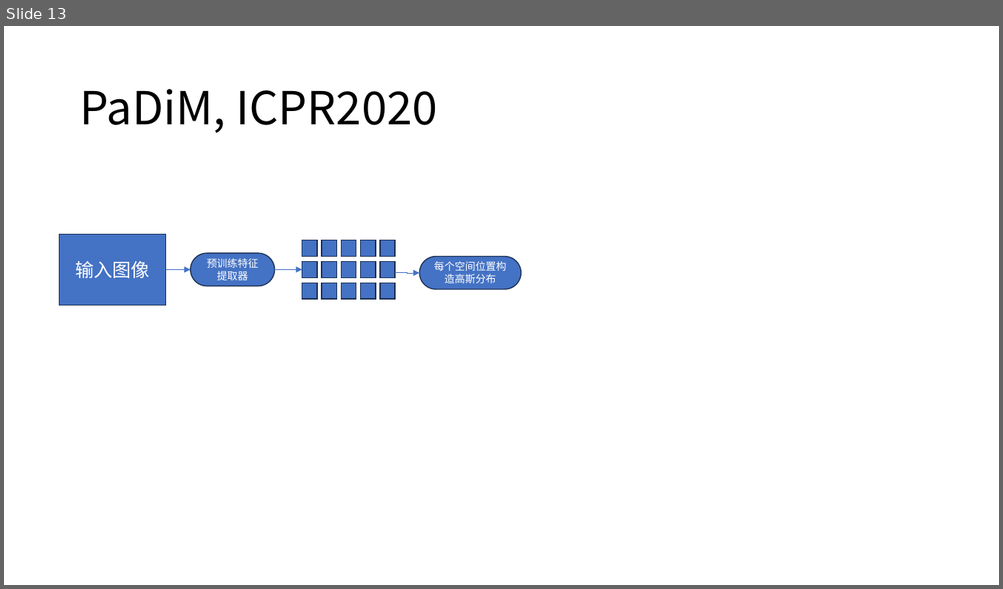
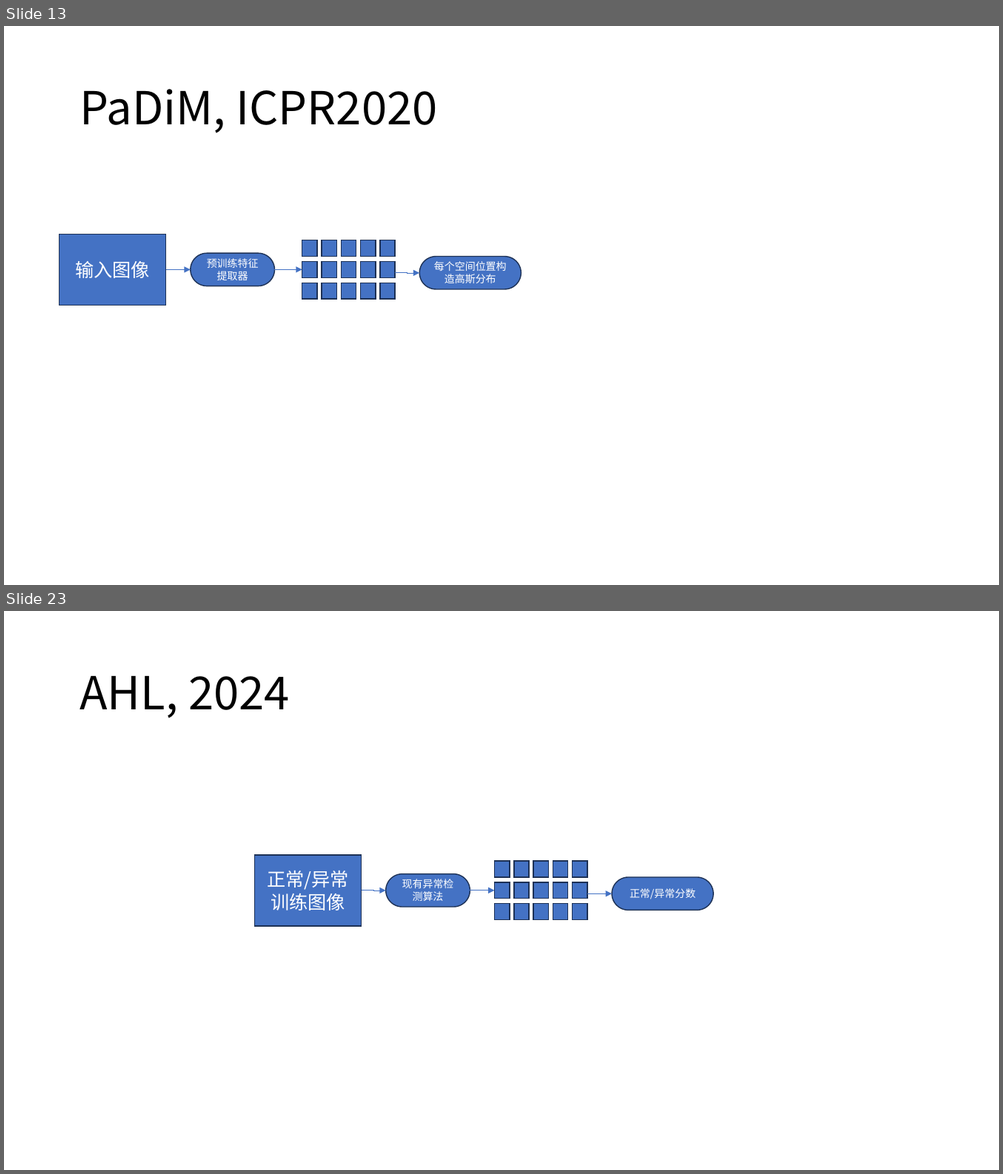
Before and after one commit to lizhenbang56/Papers, a slide deck: papers/车底检测/车底爆炸物检测.pptx. Shown one above the other, each under a label of ours: slide 13 before the commit, slides 13 and 23 after it; the slides between them are not shown. The pictures are 1003x589 and 1003x1174 pixels, drawn with LibreOffice and Linux fonts; fonts in the diff are those of the drawing. Boxes give left, top, right and bottom in pixels: in the first picture for what was removed or moved away, otherwise in the second. Text is boxed around its words. In the diff, an @@ line names an element or a change of style, - is before the commit and + after.

```diff
--- a/papers/车底检测/车底爆炸物检测.pptx
+++ b/papers/车底检测/车底爆炸物检测.pptx
@@ slide 23 added at box(4, 611, 999, 1170), background #FFFFFF @@
@@ title added at box(79, 676, 290, 718), 44 pt, text #000000 @@
+AHL, 2024
@@ rectangle added at box(255, 855, 361, 925), fill #4472C4, outline #1E3256 1 pt, 18 pt, text #FFFFFF @@
+正常/异常训练图像
@@ rounded rectangle added at box(386, 874, 470, 907), fill #4472C4, outline #1E3256 1 pt, 10 pt, text #FFFFFF @@
+现有异常检测算法
@@ elbow arrow added from (361, 891) to (386, 891), #4472C4 0.5 pt @@
@@ arrow added from (466, 891) to (494, 891), #4472C4 0.5 pt @@
@@ elbow arrow added from (587, 894) to (612, 894), #4472C4 0.5 pt @@
@@ rounded rectangle added at box(612, 877, 714, 910), fill #4472C4, outline #1E3256 1 pt, 10 pt, text #FFFFFF @@
+正常/异常分数
@@ group added at box(494, 861, 587, 920): 15 rectangles @@
```
Also in this commit, not shown: 4 slides changed, 5 other slides added, 46 other files.
